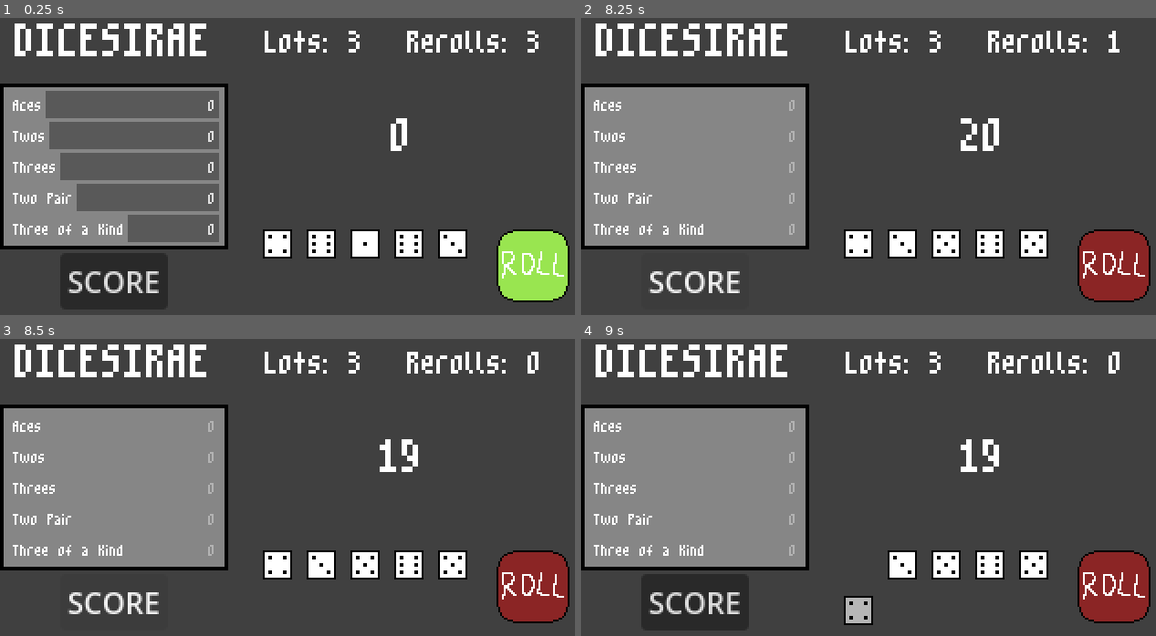
Above: before the commit, frames 1-4 (two rows, left to right).
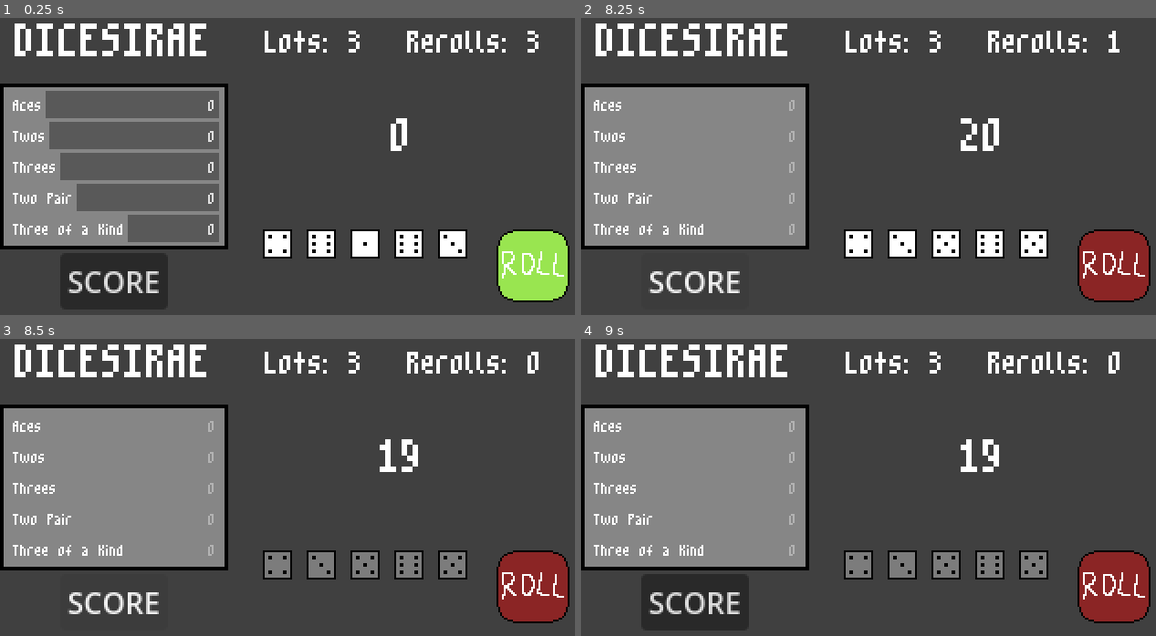
Above: after the commit, the same moments.

Repository: xander6424/DICESIRAE
Game: Godot game, scene res://scenes/main.tscn
Same seed, same stepped clock (60 frames per second), same inputs: the game is played once before the commit and once after it.
Inputs (mouse positions are in pixels of both pictures, inside the frame that each line leads up to):
- Up to frame 1 (0.25 s): no input
- Up to frame 2 (8.25 s): click (1115, 264) at 0.5 s; click "SCORE" at 1.25 s; click "0" at 2 s; click "0" at 2.75 s; click "0" at 3.5 s; click "0" at 4.25 s; click "0" at 5 s; click (1115, 264) at 5.75 s; click "SCORE" at 6.5 s; click (1115, 264) at 7.25 s; click "SCORE" at 8 s
- Up to frame 3 (8.5 s): no input
- Up to frame 4 (9 s): click (857, 564) at 8.77 s

Frames 1-2 are identical in both runs. In frame 3, 1.7% of the frame differs, in the area x 46-81%, y 71-81%; in frame 4, 2.4%, in the area x 45-81%, y 71-97%.

Commit message:
Global Variables & Disabling Saving Dice
Some variables were turned into global variables. Saving dice is now disabled when rerolls are gone.

Diff:
--- a/scripts/dice.gd
+++ b/scripts/dice.gd
@@ -24,6 +24,11 @@
 
 	roll_button.pressed.connect(roll_button_pressed)
 	save_button.pressed.connect(_save_button_pressed)
+
+func _process(delta: float) -> void:
+	if Global.rerolls <= 0 and save_button.disabled == false:
+		save_button.disabled = true
+		print("DISABLED")
 
 
 func roll_button_pressed():
--- a/scripts/global.gd
+++ b/scripts/global.gd
@@ -1,6 +1,9 @@
 extends Node
 
-var test_num = 5
+var lots = 3
+var rerolls = 3
+var rolling_dice_list = []
+var saved_dice_list = []
 
 # Called when the node enters the scene tree for the first time.
 func _ready() -> void:
--- a/scripts/main.gd
+++ b/scripts/main.gd
@@ -5,64 +5,63 @@
 @onready var reroll_label: Label = %Rerolls
 @onready var roll_button: TextureButton = %RollButton
 
-var lots = 3
-var rerolls = 3
 var dice_in_play = 5
 var roll_total = 0
 var dice_rolled = 0
-var rolling_dice_list = []
-var saved_dice_list = []
+var reroll_checked: bool = false
 
 # Altered with a button press on scorecard
-var current_scored = false
+var current_roll_scored = false
 
 func _ready() -> void:
 	update_score(roll_total)
 	update_labels()
 
 func _process(delta: float) -> void:
-	if rerolls <= 0:
+	if Global.rerolls <= 0 and !reroll_checked:
+		print("CHECKED")
 		roll_button.disabled = true
-		rerolls = 3
+		reroll_checked = true
 
 		# Append all remaining dice to saved list
-		if rolling_dice_list.size() == 0:
-			for dice in rolling_dice_list:
-				saved_dice_list.append(dice)
-			rolling_dice_list.clear()
+		if Global.rolling_dice_list.size() == 0:
+			for dice in Global.rolling_dice_list:
+				Global.saved_dice_list.append(dice)
+			Global.rolling_dice_list.clear()
 
 		# Go to the shop after all lots used
-		if lots <= 0:
+		if Global.lots <= 0:
 			#roll_button.disabled = true
 			enter_shop()
 
-	if current_scored:
-		lots -= 1
+	if current_roll_scored:
+		Global.rerolls = 3
+		Global.lots -= 1
 		update_labels() # after scoring actually happens
-		current_scored = false
+		current_roll_scored = false
 
 func _on_reset() -> void:
 	# Reset for new roll when pressing the roll button
 	dice_rolled = 0
 	roll_total = 0
-	rolling_dice_list.clear()
+	Global.rolling_dice_list.clear()
 
 
 func _on_dice_roll_done(roll: int) -> void:
 	dice_rolled += 1
-	rolling_dice_list.append(roll)
+	Global.rolling_dice_list.append(roll)
 
 	# Doesn't count a roll until all dice are scored
 	if dice_rolled == dice_in_play:
-		rerolls -= 1
+		Global.rerolls -= 1
 
-		if rerolls > 0:
+		if Global.rerolls > 0:
 			roll_button.disabled = false
 
 		# Add all dice (saved & unsaved) together
-		for dice in rolling_dice_list:
+		for dice in Global.rolling_dice_list:
 			roll_total += dice
-		for dice in saved_dice_list:
+		for dice in Global.saved_dice_list:
 			roll_total += dice
 
 		#dice_list.sort() for checking categories
@@ -70,16 +69,16 @@
 		update_labels()
 
 		# Show numbers in output (remove later)
-		print("DICE ROLLED: ", rolling_dice_list)
-		print("DICE SAVED: ", saved_dice_list)
+		print("DICE ROLLED: ", Global.rolling_dice_list)
+		print("DICE SAVED: ", Global.saved_dice_list)
 
 
 func update_score(score_total: int):
 	score_label.text = str(score_total)
 
 func update_labels():
-	lots_label.text = "Lots: " + str(lots)
-	reroll_label.text = "Rerolls: " + str(rerolls)
+	lots_label.text = "Lots: " + str(Global.lots)
+	reroll_label.text = "Rerolls: " + str(Global.rerolls)
 
 
 # SIGNAL CALL
@@ -102,25 +101,25 @@
 	if saved:
 		dice_in_play -= 1
 
-		for dice in rolling_dice_list:
+		for dice in Global.rolling_dice_list:
 			if dice == number_rolled:
 				print("APPENDED") # REMOVE
-				saved_dice_list.append(number_rolled)
-				rolling_dice_list.remove_at(index)
+				Global.saved_dice_list.append(number_rolled)
+				Global.rolling_dice_list.remove_at(index)
 				break
 			index += 1
 	# Dice to be unsaved
 	else:
 		dice_in_play += 1
 
-		for dice in saved_dice_list:
+		for dice in Global.saved_dice_list:
 			if dice  == number_rolled:
 				print("REMOVED") # REMOVE
-				rolling_dice_list.append(number_rolled)
-				saved_dice_list.remove_at(index)
+				Global.rolling_dice_list.append(number_rolled)
+				Global.saved_dice_list.remove_at(index)
 				break
 			index += 1
 
 	# Show numbers in output (remove later)
-	print("DICE ROLLED: ", rolling_dice_list)
-	print("DICE SAVED: ", saved_dice_list)
+	print("DICE ROLLED: ", Global.rolling_dice_list)
+	print("DICE SAVED: ", Global.saved_dice_list)
